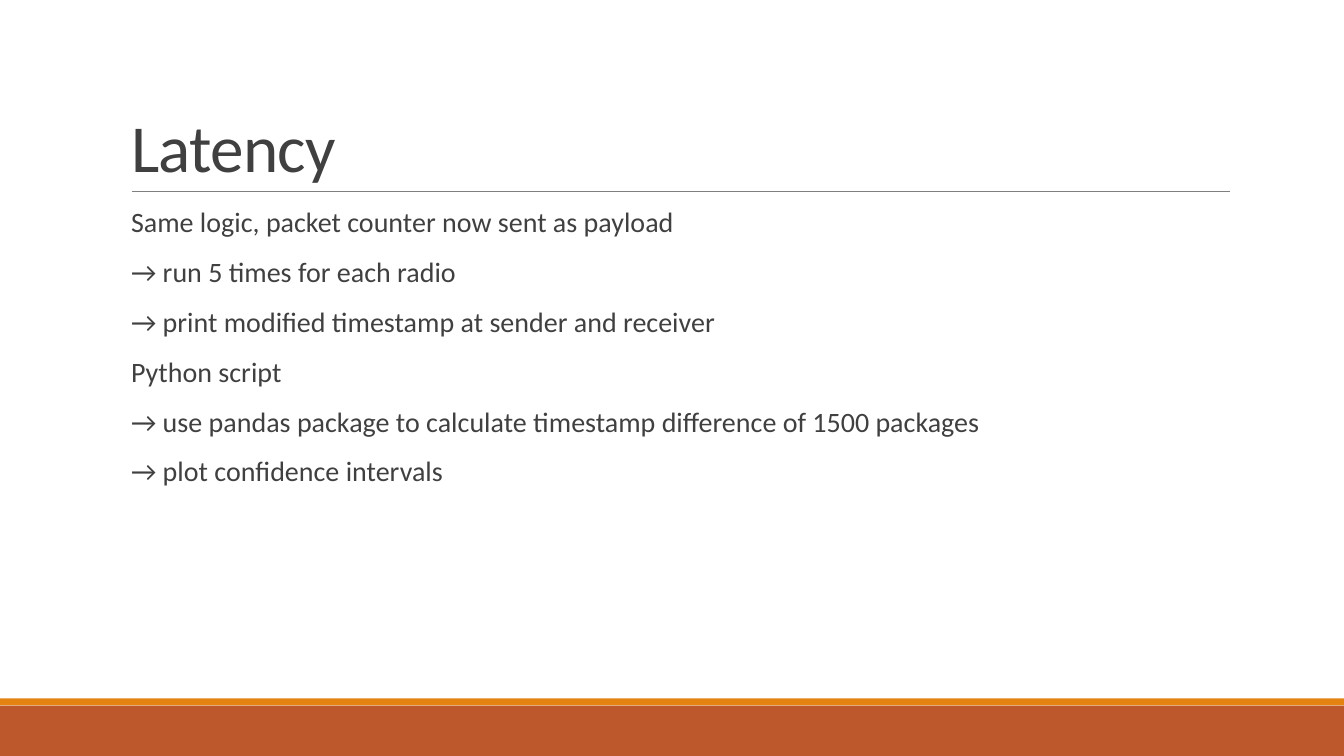
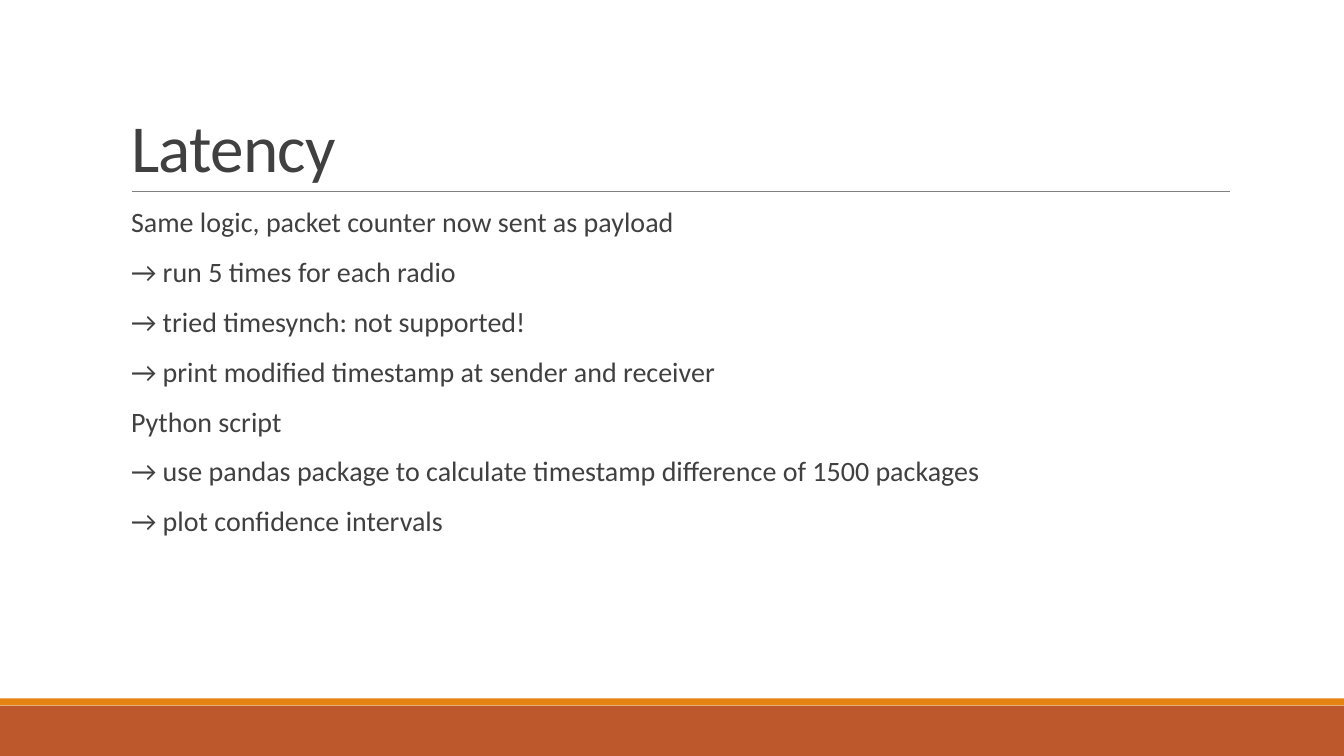
Before and after one commit to MatsDeMeyer/sensorNetworks-2.4vs868, a slide deck: slide 14 of reports/SensorManagementProject.pptx. Drawn at 1344x756 pixels with LibreOffice and Linux fonts; fonts in the diff are those of the drawing. Boxes give left, top, right and bottom in pixels: in the first picture for what was removed or moved away, otherwise in the second. Text is boxed around its words. In the diff, an @@ line names an element or a change of style, - is before the commit and + after.

```diff
--- a/reports/SensorManagementProject.pptx
+++ b/reports/SensorManagementProject.pptx
@@ text at [163,312,526,337]: paragraph added @@
+  → tried timesynch: not supported!
```
Also in this commit, not shown: 3 other slides changed.
